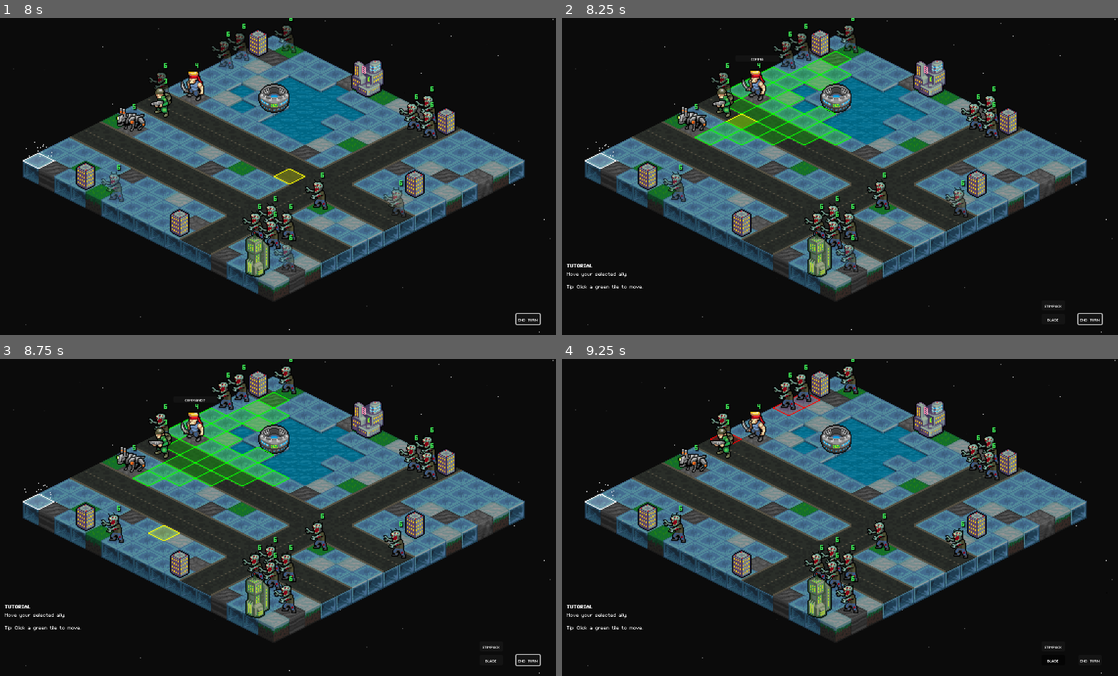
Above: before the commit, frames 1-4 (two rows, left to right).
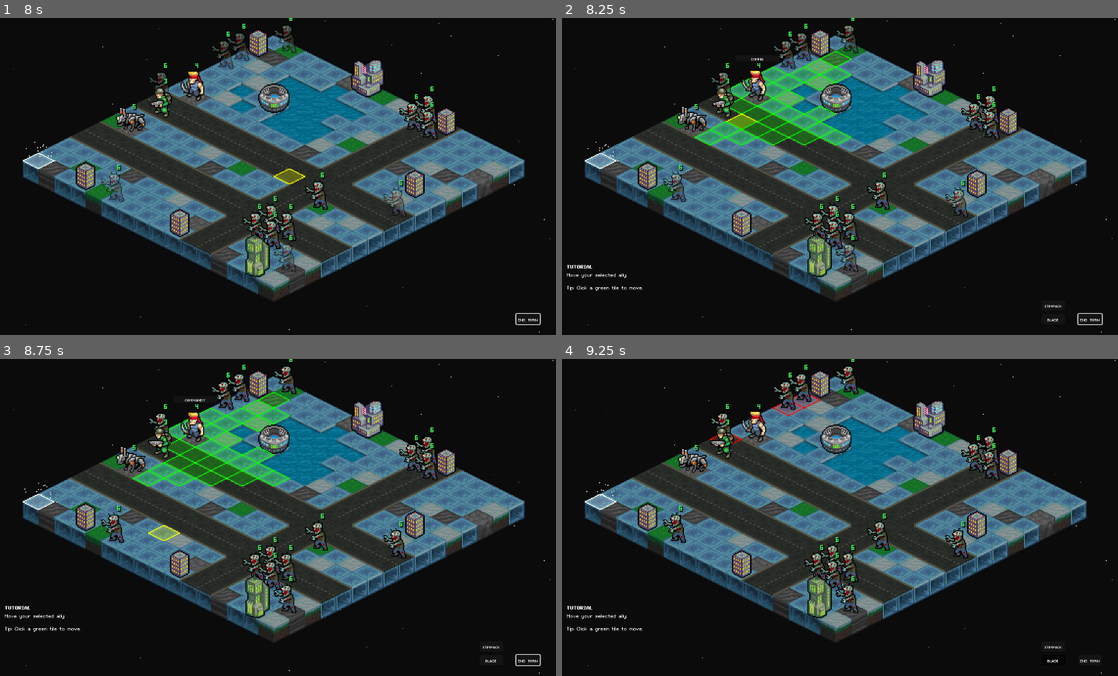
Above: after the commit, the same moments.

Repository: Tekknobot/MEKIII
Game: Godot game, scene res://scenes/Game.tscn
Same seed, same stepped clock (60 frames per second), same inputs: the game is played once before the commit and once after it.
Inputs (mouse positions are in pixels of both pictures, inside the frame that each line leads up to):
- Up to frame 1 (8 s): click "End Turn" at 0.5 s; tap Enter at 1.25 s; move the mouse to (400, 160) at 1.27 s; tap R at 1.35, 4.35, 5.85, 7.35 s; click (400, 160) at 1.42 s; tap Space (ui_select) at 1.52, 6.02 s; click "End Turn" at 2 s; click "End Turn" at 2.75 s; drag from (161, 192) to (244, 239) at 3.52 s; move the mouse to (328, 106) at 4.27 s; click (328, 106) at 4.42 s; drag from (244, 239) to (105, 128) at 5.02 s; move the mouse to (444, 224) at 5.77 s; click (444, 224) at 5.92 s; drag from (105, 128) to (189, 97) at 6.52 s; move the mouse to (300, 176) at 7.27 s; click (300, 176) at 7.42 s
- Up to frame 2 (8.25 s): drag from (751, 97) to (723, 192) at 8.02 s
- Up to frame 3 (8.75 s): no input
- Up to frame 4 (9.25 s): click "Blade" at 8.75 s

Frame 1 is identical in both runs. In frame 2, 0.2% of the frame differs, in the area x 0-15%, y 77-86%; in frame 3, 0.2%; in frame 4, 0.2%.
Error in both runs: Invalid type in function '_play_idle_anim' in base 'Node2D (MapController)'. The Object-derived class of argument 1 (previously freed) is not a subclass of the…

Commit message:
Refactor.

Diff:
--- a/scenes/tutorial_toast.tscn
+++ b/scenes/tutorial_toast.tscn
@@ -11,14 +11,15 @@
 body_path = NodePath("Panel/Margin/VBox/Body")
 
 [node name="Panel" type="Control" parent="."]
+custom_minimum_size = Vector2(240, 120)
 layout_mode = 3
 anchors_preset = 2
 anchor_top = 1.0
 anchor_bottom = 1.0
 offset_left = 27.0
-offset_top = -149.0
-offset_right = 67.0
-offset_bottom = -99.0
+offset_top = -147.0
+offset_right = 267.0
+offset_bottom = -27.0
 grow_vertical = 0
 
 [node name="Margin" type="MarginContainer" parent="Panel"]
@@ -34,7 +35,7 @@
 theme_override_fonts/font = ExtResource("2_c3lbd")
 
 [node name="Body" type="RichTextLabel" parent="Panel/Margin/VBox"]
-custom_minimum_size = Vector2(200, 100)
+custom_minimum_size = Vector2(240, 120)
 layout_mode = 2
 theme_override_fonts/normal_font = ExtResource("3_7epdg")
 
--- a/scripts/tutorial_manager.gd
+++ b/scripts/tutorial_manager.gd
@@ -54,7 +54,7 @@
 		Step.INTRO_ATTACK:
 			_toast("Attack a zombie.\n\nTip: Right-click to arm ATTACK, then left-click a zombie.", "TUTORIAL")
 		Step.FIRST_KILL:
-			_toast("Nice. Zombies can drop floppy disks.\n\nKill one to find parts.", "TUTORIAL")
+			_toast("Nice. Zombies sometimes drop floppy disks.\n\nThey appear about 1 in 4 kills.\nCollect them to power the beacon.", "TUTORIAL")
 		Step.FIRST_PICKUP:
 			var need := 3
 			if M != null:
